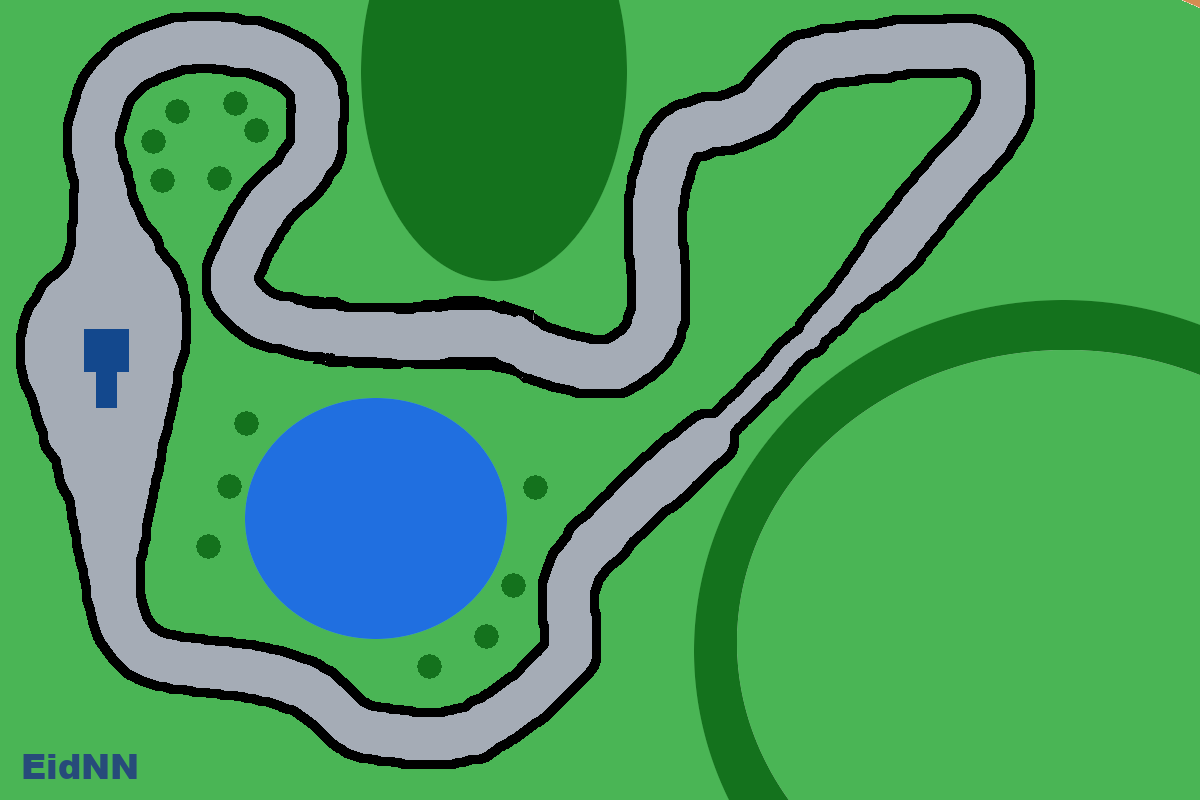
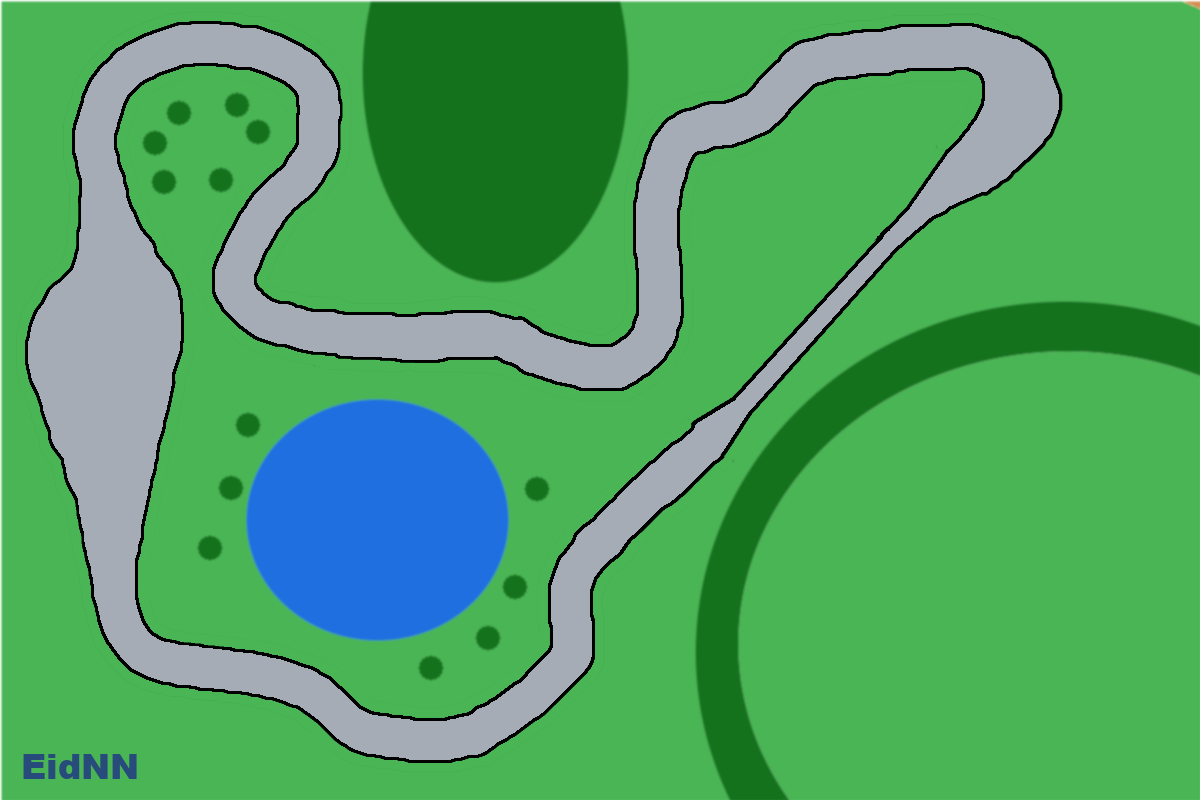
Layer changes from the first 1200 × 800 image to the second:
painted on "Layer" over [0, 0, 1200, 800]
